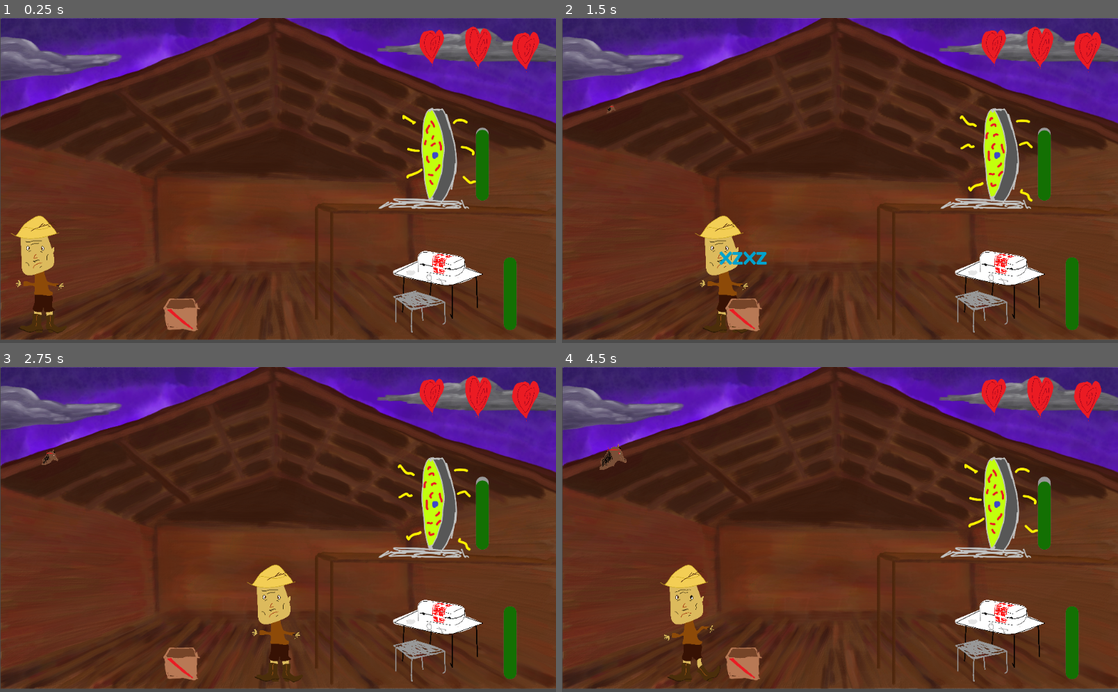
Above: before the commit, frames 1-4 (two rows, left to right).
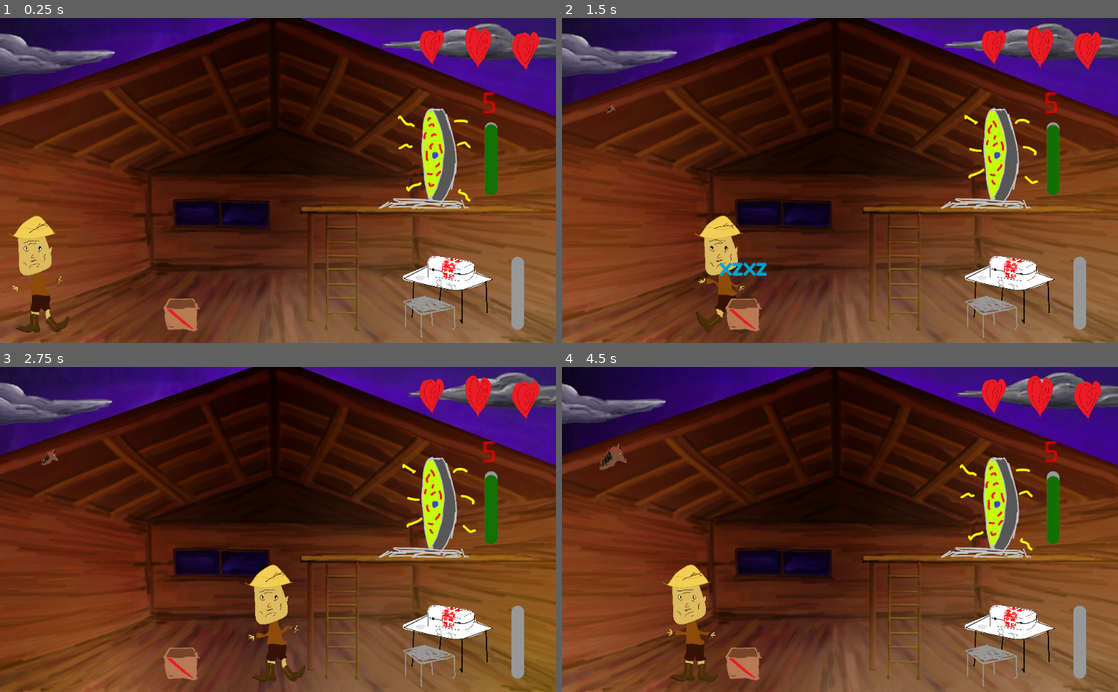
Above: after the commit, the same moments.

Repository: geojax/The-Un-Stable
Game: Godot game, scene res://Scenes/Player.tscn
Two runs of this game, one before a commit and one after it. Both use one fixed random seed, a clock stepped at 60 frames per second and the inputs below.
Inputs:
- Up to frame 1 (0.25 s): no input
- Up to frame 2 (1.5 s): hold Right (right) 0.53-1.28 s; hold Down (down) from 1.28 s (still down)
- Up to frame 3 (2.75 s): release Down (down) at 2.03 s; hold Right (right) from 2.03 s (still down)
- Up to frame 4 (4.5 s): release Right (right) at 2.78 s; hold Up (up) 2.78-3.53 s; hold Left (left) from 3.53 s (still down)

The runs differ from the first frame. In frame 1, 53% of the frame differs, in the area x 0-100%, y 0-100%; in frame 2, 54%; in frame 3, 51%; in frame 4, 55%.

Commit message:
MisterPapi's Last Stand

Diff:
--- /dev/null
+++ b/Scenes/Death.tscn
@@ -0,0 +1,10 @@
+[gd_scene load_steps=2 format=2]
+
+[ext_resource path="res://Art/Asset 25.png" type="Texture" id=1]
+
+[node name="Node2D" type="Node2D"]
+
+[node name="Sprite" type="Sprite" parent="."]
+position = Vector2( 512.063, 300.312 )
+scale = Vector2( 0.152192, 0.152193 )
+texture = ExtResource( 1 )
--- /dev/null
+++ b/Scenes/Ending.tscn
@@ -0,0 +1,23 @@
+[gd_scene load_steps=3 format=2]
+
+[ext_resource path="res://Asset 24.png" type="Texture" id=1]
+
+[sub_resource type="StyleBoxEmpty" id=1]
+
+[node name="Node2D" type="Node2D"]
+
+[node name="Sprite" type="Sprite" parent="."]
+position = Vector2( 514.081, 303.58 )
+scale = Vector2( 0.153659, 0.153659 )
+texture = ExtResource( 1 )
+
+[node name="TextEdit" type="TextEdit" parent="."]
+margin_left = 75.3365
+margin_top = 90.5661
+margin_right = 919.337
+margin_bottom = 494.566
+custom_styles/normal = SubResource( 1 )
+text = "My father sacrificed himself so that I would not have to suffer at the hands of the horse missionaries. "
+__meta__ = {
+"_edit_use_anchors_": false
+}
--- a/Scenes/Fireworks.tscn
+++ b/Scenes/Fireworks.tscn
@@ -10,9 +10,26 @@
 [ext_resource path="res://Art/Asset 8.png" type="Texture" id=8]
 [ext_resource path="res://Art/Asset 9.png" type="Texture" id=9]
 [ext_resource path="res://Art/Asset 11.png" type="Texture" id=10]
+[ext_resource path="res://Art/Asset 27.png" type="Texture" id=11]
+[ext_resource path="res://Art/Asset 26.png" type="Texture" id=12]
 
 [sub_resource type="RectangleShape2D" id=1]
 extents = Vector2( 69.8688, 29.8371 )
+
+[sub_resource type="Animation" id=6]
+resource_name = "Explode"
+tracks/0/type = "value"
+tracks/0/path = NodePath("Explosion:visible")
+tracks/0/interp = 1
+tracks/0/loop_wrap = true
+tracks/0/imported = false
+tracks/0/enabled = true
+tracks/0/keys = {
+"times": PoolRealArray( 0, 0.5 ),
+"transitions": PoolRealArray( 1, 1 ),
+"update": 1,
+"values": [ true, false ]
+}
 
 [sub_resource type="Animation" id=2]
 resource_name = "Firework"
@@ -157,6 +174,14 @@
 "speed": 5.0
 } ]
 
+[sub_resource type="SpriteFrames" id=7]
+animations = [ {
+"frames": [ ExtResource( 12 ), ExtResource( 11 ) ],
+"loop": true,
+"name": "default",
+"speed": 5.0
+} ]
+
 [node name="Fireworks" type="Node2D"]
 script = ExtResource( 3 )
 
@@ -165,7 +190,7 @@
 texture = ExtResource( 2 )
 
 [node name="TypingGame" parent="." instance=ExtResource( 1 )]
-position = Vector2( -48.0579, -101.155 )
+position = Vector2( -48.0579, -80.7979 )
 
 [node name="Area2D" type="Area2D" parent="."]
 
@@ -174,6 +199,7 @@
 shape = SubResource( 1 )
 
 [node name="AnimationPlayer" type="AnimationPlayer" parent="."]
+anims/Explode = SubResource( 6 )
 anims/Firework = SubResource( 2 )
 
 [node name="CPUParticles2D" type="CPUParticles2D" parent="."]
@@ -201,5 +227,10 @@
 position = Vector2( -4.671, -1000 )
 scale = Vector2( 0.0652986, 0.0652985 )
 frames = SubResource( 5 )
-frame = 2
 playing = true
+
+[node name="Explosion" type="AnimatedSprite" parent="."]
+visible = false
+scale = Vector2( 0.0629411, 0.0629411 )
+frames = SubResource( 7 )
+playing = true
--- a/Scenes/Medbay.tscn
+++ b/Scenes/Medbay.tscn
@@ -11,7 +11,7 @@
 script = ExtResource( 3 )
 
 [node name="TypingGame" parent="." instance=ExtResource( 2 )]
-position = Vector2( -18.0123, -103.067 )
+position = Vector2( -39.8592, -123.722 )
 
 [node name="Sprite" type="Sprite" parent="."]
 scale = Vector2( 0.0796323, 0.0796323 )
--- a/Scenes/Player.tscn
+++ b/Scenes/Player.tscn
@@ -10,22 +10,27 @@
 [ext_resource path="res://Scripts/Portal.gd" type="Script" id=8]
 [ext_resource path="res://Scenes/Horses.tscn" type="PackedScene" id=9]
 [ext_resource path="res://Art/FarmerTEMP.png" type="Texture" id=10]
-[ext_resource path="res://UnstableGuitar.mp3" type="AudioStream" id=11]
+[ext_resource path="res://UnstableGuitar.ogg" type="AudioStream" id=11]
 [ext_resource path="res://Art/Heart2.png" type="Texture" id=12]
 [ext_resource path="res://Art/Heart1.png" type="Texture" id=13]
-[ext_resource path="res://Art/Background2.png" type="Texture" id=14]
-[ext_resource path="res://Art/Background.png" type="Texture" id=15]
-[ext_resource path="res://Art/Background V1.png" type="Texture" id=17]
+[ext_resource path="res://Background-V23.png" type="Texture" id=14]
+[ext_resource path="res://Background-V22.png" type="Texture" id=15]
+[ext_resource path="res://Background-V2.png" type="Texture" id=16]
+[ext_resource path="res://Asset 20.png" type="Texture" id=17]
 [ext_resource path="res://Art/Asset 3.png" type="Texture" id=18]
 [ext_resource path="res://Art/Asset 1.png" type="Texture" id=19]
 [ext_resource path="res://Art/Asset 2.png" type="Texture" id=20]
+[ext_resource path="res://Asset 21.png" type="Texture" id=21]
+[ext_resource path="res://Asset 19.png" type="Texture" id=22]
+[ext_resource path="res://Asset 22.png" type="Texture" id=23]
+[ext_resource path="res://Asset 23.png" type="Texture" id=24]
 
 [sub_resource type="SpriteFrames" id=1]
 animations = [ {
-"frames": [ ExtResource( 15 ), ExtResource( 14 ) ],
+"frames": [ ExtResource( 16 ), ExtResource( 15 ), ExtResource( 16 ), ExtResource( 15 ), ExtResource( 14 ), ExtResource( 16 ), ExtResource( 14 ), ExtResource( 14 ), ExtResource( 16 ), ExtResource( 15 ) ],
 "loop": true,
 "name": "default",
-"speed": 5.0
+"speed": 2.0
 } ]
 
 [sub_resource type="SpriteFrames" id=2]
@@ -56,23 +61,71 @@
 corner_radius_bottom_left = 50
 
 [sub_resource type="RectangleShape2D" id=7]
-extents = Vector2( 228.776, 11.6815 )
+extents = Vector2( 247.715, 11.6815 )
+
+[sub_resource type="Animation" id=8]
+resource_name = "Family"
+length = 4.0
+tracks/0/type = "value"
+tracks/0/path = NodePath("FamilyPlayer/Family:frame")
+tracks/0/interp = 1
+tracks/0/loop_wrap = true
+tracks/0/imported = false
+tracks/0/enabled = true
+tracks/0/keys = {
+"times": PoolRealArray( 0.3, 0.6, 0.7, 1, 1.2, 1.3, 1.6, 1.7, 1.9, 2.2, 2.5, 2.6, 3, 3.1 ),
+"transitions": PoolRealArray( 1, 1, 1, 1, 1, 1, 1, 1, 1, 1, 1, 1, 1, 1 ),
+"update": 1,
+"values": [ 2, 3, 4, 3, 2, 3, 4, 3, 0, 1, 0, 1, 0, 1 ]
+}
+tracks/1/type = "value"
+tracks/1/path = NodePath("FamilyPlayer/Family:position")
+tracks/1/interp = 1
+tracks/1/loop_wrap = true
+tracks/1/imported = false
+tracks/1/enabled = true
+tracks/1/keys = {
+"times": PoolRealArray( 0, 0.3, 1.9, 3.4 ),
+"transitions": PoolRealArray( 1, 1, 1, 1 ),
+"update": 0,
+"values": [ Vector2( 633.915, 530 ), Vector2( 633.915, 520.24 ), Vector2( 633.915, 280 ), Vector2( 820, 280 ) ]
+}
+tracks/2/type = "value"
+tracks/2/path = NodePath("FamilyPlayer/Family:modulate")
+tracks/2/interp = 1
+tracks/2/loop_wrap = true
+tracks/2/imported = false
+tracks/2/enabled = true
+tracks/2/keys = {
+"times": PoolRealArray( 0, 0.4, 3.1, 3.4 ),
+"transitions": PoolRealArray( 1, 1, 1, 1 ),
+"update": 0,
+"values": [ Color( 1, 1, 1, 0 ), Color( 1, 1, 1, 1 ), Color( 1, 1, 1, 1 ), Color( 1, 1, 1, 0 ) ]
+}
+
+[sub_resource type="SpriteFrames" id=9]
+animations = [ {
+"frames": [ ExtResource( 22 ), ExtResource( 17 ), ExtResource( 21 ), ExtResource( 23 ), ExtResource( 24 ) ],
+"loop": true,
+"name": "default",
+"speed": 5.0
+} ]
 
 [node name="Node2D" type="Node2D"]
 script = ExtResource( 7 )
 
 [node name="Background" type="AnimatedSprite" parent="."]
+position = Vector2( 513.351, 298.189 )
+scale = Vector2( 0.559804, 0.559804 )
+frames = SubResource( 1 )
+frame = 2
+playing = true
+
+[node name="NewBack" type="Sprite" parent="."]
 visible = false
 position = Vector2( 513.351, 296.935 )
-scale = Vector2( 1, 0.98194 )
-frames = SubResource( 1 )
-frame = 1
-playing = true
-
-[node name="NewBack" type="Sprite" parent="."]
-position = Vector2( 513.351, 296.935 )
 scale = Vector2( 0.534, 0.55 )
-texture = ExtResource( 17 )
+texture = ExtResource( 16 )
 
 [node name="Farmer" type="Area2D" parent="."]
 position = Vector2( 73, 442.156 )
@@ -88,7 +141,6 @@
 position = Vector2( -1.5741, 31.293 )
 scale = Vector2( 0.0850735, 0.0850735 )
 frames = SubResource( 2 )
-frame = 3
 playing = true
 
 [node name="CollisionShape2D" type="CollisionShape2D" parent="Farmer"]
@@ -100,7 +152,7 @@
 [node name="Ladder" type="Area2D" parent="."]
 
 [node name="CollisionShape2D" type="CollisionShape2D" parent="Ladder"]
-position = Vector2( 595.396, 470.248 )
+position = Vector2( 621.236, 470.248 )
 shape = SubResource( 4 )
 
 [node name="Fireworks" parent="." instance=ExtResource( 1 )]
@@ -111,7 +163,7 @@
 script = ExtResource( 8 )
 
 [node name="Medbay" parent="." instance=ExtResource( 3 )]
-position = Vector2( 806.469, 506.205 )
+position = Vector2( 824.381, 515.493 )
 script = ExtResource( 6 )
 
 [node name="Lives" type="Node2D" parent="."]
@@ -136,10 +188,10 @@
 texture = ExtResource( 13 )
 
 [node name="MedbayProgress" type="ProgressBar" parent="."]
-margin_left = 927.935
-margin_top = 576.0
-margin_right = 1061.94
-margin_bottom = 599.0
+margin_left = 941.867
+margin_top = 575.337
+margin_right = 1075.87
+margin_bottom = 598.337
 rect_rotation = -90.0
 custom_styles/fg = SubResource( 5 )
 custom_styles/bg = SubResource( 6 )
@@ -153,7 +205,7 @@
 collision_mask = 2
 
 [node name="CollisionShape2D" type="CollisionShape2D" parent="Platform"]
-position = Vector2( 817.302, 351.247 )
+position = Vector2( 799.025, 351.247 )
 shape = SubResource( 7 )
 
 [node name="AudioStreamPlayer2D" type="AudioStreamPlayer2D" parent="."]
@@ -161,7 +213,17 @@
 stream = ExtResource( 11 )
 volume_db = -15.146
 autoplay = true
-
+attenuation = 0.287175
+
+[node name="FamilyPlayer" type="AnimationPlayer" parent="."]
+anims/Family = SubResource( 8 )
+
+[node name="Family" type="AnimatedSprite" parent="FamilyPlayer"]
+modulate = Color( 1, 1, 1, 0 )
+position = Vector2( 633.915, 530 )
+scale = Vector2( 0.0582913, 0.0582913 )
+frames = SubResource( 9 )
+frame = 1
 [connection signal="area_entered" from="Farmer" to="Farmer" method="_on_KinematicBody2D2_area_entered"]
 [connection signal="area_exited" from="Farmer" to="Farmer" method="_on_Farmer_area_exited"]
 [connection signal="damaged" from="Farmer" to="." method="_on_Farmer_damaged"]
--- a/Scenes/Portal.tscn
+++ b/Scenes/Portal.tscn
@@ -45,18 +45,18 @@
 corner_radius_bottom_right = 50
 corner_radius_bottom_left = 50
 
+[sub_resource type="StyleBoxTexture" id=6]
+
 [node name="Portal" type="Node2D"]
 script = ExtResource( 4 )
 
 [node name="AnimatedSprite" type="AnimatedSprite" parent="."]
-modulate = Color( 0.992157, 1, 0.992157, 1 )
 scale = Vector2( 0.41435, 0.41435 )
 frames = SubResource( 1 )
-frame = 1
 playing = true
 
 [node name="TypingGame" parent="." instance=ExtResource( 3 )]
-position = Vector2( -161.221, 5.68656 )
+position = Vector2( -168.246, 8.38837 )
 
 [node name="Area2D" type="Area2D" parent="."]
 
@@ -69,10 +69,10 @@
 anims/Cooldown = SubResource( 3 )
 
 [node name="PortalProgress" type="ProgressBar" parent="."]
-margin_left = 79.1103
-margin_top = 108.888
-margin_right = 213.11
-margin_bottom = 131.888
+margin_left = 95.1554
+margin_top = 99.1828
+margin_right = 229.155
+margin_bottom = 122.183
 rect_rotation = -90.0
 custom_styles/fg = SubResource( 4 )
 custom_styles/bg = SubResource( 5 )
@@ -80,3 +80,18 @@
 __meta__ = {
 "_edit_use_anchors_": false
 }
+
+[node name="FamilyCounter" type="Label" parent="."]
+margin_left = -129.02
+margin_top = -147.302
+margin_right = -11.0201
+margin_bottom = -106.302
+rect_scale = Vector2( 4, 4 )
+custom_styles/normal = SubResource( 6 )
+custom_colors/font_color = Color( 1, 0.00392157, 0.00392157, 1 )
+text = "5"
+align = 1
+valign = 1
+__meta__ = {
+"_edit_use_anchors_": false
+}
--- a/Scenes/TypingGame.tscn
+++ b/Scenes/TypingGame.tscn
@@ -121,5 +121,4 @@
 
 [node name="AnimationPlayer" type="AnimationPlayer" parent="."]
 anims/Failure = SubResource( 5 )
-
 [connection signal="text_changed" from="LineEdit" to="." method="_on_LineEdit_text_changed"]
--- a/Scripts/Horses.gd
+++ b/Scripts/Horses.gd
@@ -36,7 +36,7 @@
 	pass
 
 func _no_time():
-	print("fail")
+	get_tree().change_scene("res://Scenes/Death.tscn")
 	pass
 
 func _process(delta):
--- a/Scripts/Player.gd
+++ b/Scripts/Player.gd
@@ -15,16 +15,19 @@
 	$Medbay.connect("failure", self, "_on_Medbay_fail")
 	pass # Replace with function body.
 
-func _process(delta):
-	if numLives == 3:
-		$MedbayProgress.value = 100
-	else:
-		$MedbayProgress.value = 0
+#func _process(delta):
+##	if numLives == 3:
+##		$MedbayProgress.value = 100
+###	else:
+###		$MedbayProgress.value = 0
 
 func _on_Fireworks_fail():
 	numLives -= 1
 	lives.changeLives(numLives)
+	$MedbayProgress.value = 0
+	$Fireworks.get_node("AnimationPlayer").play("Explode")
 	if numLives <= 0:
+		get_tree().change_scene("res://Scenes/Death.tscn")
 		print("Dead")
 	pass
 
--- a/Scripts/Portal.gd
+++ b/Scripts/Portal.gd
@@ -6,7 +6,9 @@
 var portalProgress
 var onCooldown = false
 onready var animSprite := get_node("AnimatedSprite")
+onready var FamilyPlayer := get_node("../FamilyPlayer")
 var portalTimer
+var livesSaved := 0
 
 func _ready():
 #	portalProgress = get_node("PortalProgress")
@@ -26,6 +28,12 @@
 		stability = 0
 		portalTimer.start(COOLDOWN)
 		onCooldown = true
+		FamilyPlayer.play("Family")
+		livesSaved += 1
+		$FamilyCounter.text = str(5-livesSaved)
+		if livesSaved == 5:
+			get_tree().change_scene("res://Scenes/Ending.tscn")
+			pass
 
 	print($PortalProgress.value)
 
--- a/project.godot
+++ b/project.godot
@@ -10,6 +10,7 @@
 
 _global_script_classes=[  ]
 _global_script_class_icons={
+
 }
 
 [application]
Binary file added: Art/Asset 25.png
Not shown, added: Art/Asset 25.png.import
Binary file added: Art/Asset 26.png
Not shown, added: Art/Asset 26.png.import
Binary file added: Art/Asset 27.png
Not shown, added: Art/Asset 27.png.import
Binary file added: Asset 19.png
Not shown, added: Asset 19.png.import
Binary file added: Asset 20.png
Not shown, added: Asset 20.png.import
Binary file added: Asset 21.png
Not shown, added: Asset 21.png.import
(and 17 more such lines)
